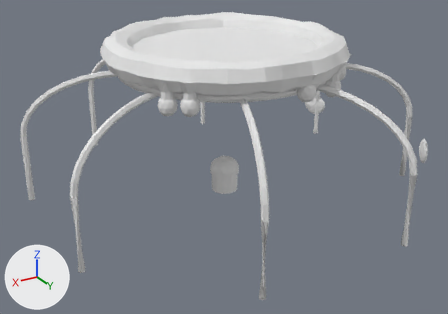
An edit to the FBX model shared/modeling-kit/out/goo_jar_trim_4_top.fbx, drawn before and after from the same camera.
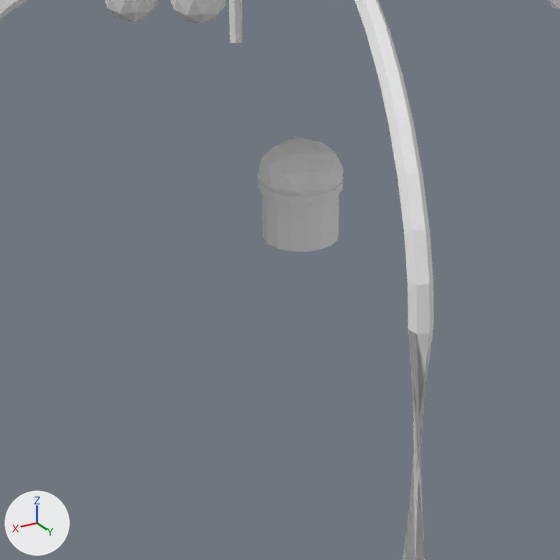
There are two pictures of each version: one whole from a camera (50 mm lens) standing at (33.7, 55.7, 31.8) and looking at (1.1, 1.4, 4.6), one close up on the part from 28% to 70% of the width and 35% to 95% of the height. Lighting does not change. The marker at lower left points along +X, +Y and +Z. The first two pictures are the older version.

The first close-up shows 'goo_jar_trim_4_top'.
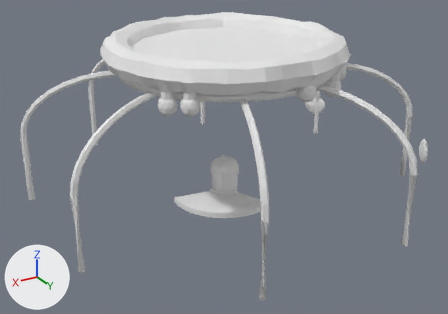
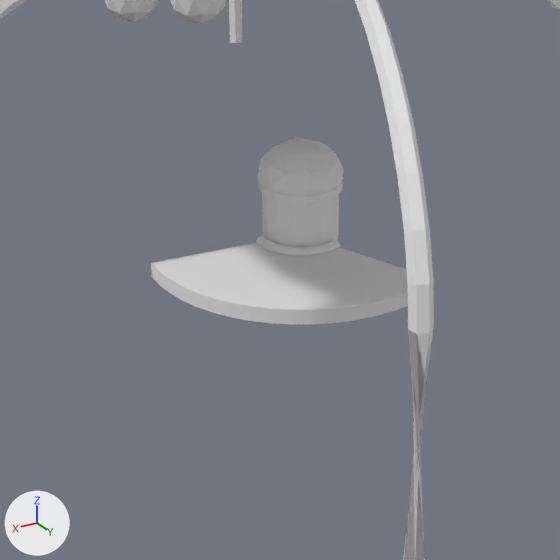
The newer file is also turned or shifted as a whole; pictures and numbers use the older file's frame.

Where the change shows, as pixel boxes (x1, y1, x2, y2) in the close-ups (560 x 560 px):
```json
{"part": 1, "of": "me_goo_jar_trim_4_top", "change": "added", "after": [152, 244, 434, 325]}
{"part": 2, "of": "me_goo_jar_trim_4_top", "change": "added", "after": [256, 236, 340, 256]}
{"part": 3, "of": "me_goo_jar_trim_4_top", "change": "added", "after": [151, 243, 257, 270]}
```

The change, as JSON lines over the scene's bpy script:
```json
{"block": "me_goo_jar_trim_4_top", "where": "# used by ob_goo_jar_trim_4_top; location = (0.0, 0.0, 0.0)"}
{"block": "me_goo_jar_trim_4_top", "where": "# verts and faces of me_goo_jar_trim_4_top; kept vertices keep their numbers, new ones are numbered from 3004"}
{"op": "remove", "block": "me_goo_jar_trim_4_top", "code": "me_goo_jar_trim_4_top.from_pydata(...)  # 3004 vertices, 3330 faces; spans x -20.5..20.5, y -20.4..20.4, z 0.0..18.2"}
{"op": "add", "block": "me_goo_jar_trim_4_top", "code": "me_goo_jar_trim_4_top.from_pydata(...)  # 3156 vertices, 3453 faces; spans x -20.5..20.5, y -20.4..20.4, z -0.6..18.2"}
{"block": "me_goo_jar_trim_4_top", "change": "me_goo_jar_trim_4_top part 1: a new loose piece of 72 vertices spanning x -2.2..6.3, y -0.8..6.1, z -0.6..0.0, in mat_goo_jar_trim_4_top_vcol (white #e7e7e7)"}
{"block": "me_goo_jar_trim_4_top", "change": "me_goo_jar_trim_4_top part 2: a new loose piece of 72 vertices spanning x -0.5..2.0, y -0.2..1.9, z -0.1..0.3, in mat_goo_jar_trim_4_top_vcol (white #e7e7e7)"}
{"block": "me_goo_jar_trim_4_top", "change": "me_goo_jar_trim_4_top part 3"}
{"op": "add", "block": "me_goo_jar_trim_4_top", "code": "verts[3004] = (1.7, -0.2, -0.6)"}
{"op": "add", "block": "me_goo_jar_trim_4_top", "code": "verts[3005] = (1.6, -0.2, -0.6)"}
{"op": "add", "block": "me_goo_jar_trim_4_top", "code": "verts[3006] = (6.3, -0.8, -0.6)  # pixel (152, 277)"}
{"op": "add", "block": "me_goo_jar_trim_4_top", "code": "verts[3007] = (6.3, -0.8, -0.6)  # pixel (151, 276)"}
{"op": "add", "block": "me_goo_jar_trim_4_top", "code": "for new, old in zip([*range(3008, 3012)], [*range(3004, 3008)]): verts[new] = verts[old] + (0.0, 0.0, 0.6)"}
{"op": "add", "block": "me_goo_jar_trim_4_top", "code": "faces += [(3004, 3005, 3009, 3008), (3005, 3007, 3011, 3009), (3006, 3010, 3011, 3007), (3004, 3008, 3010, 3006), (3004, 3006, 3007, 3005), (3008, 3009, 3011, 3010)]"}
```
